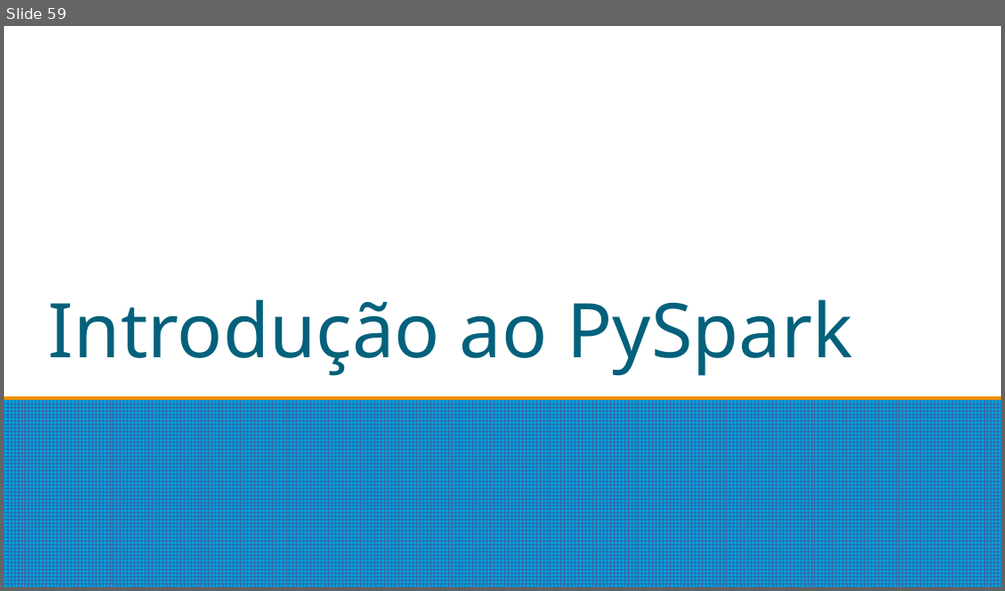
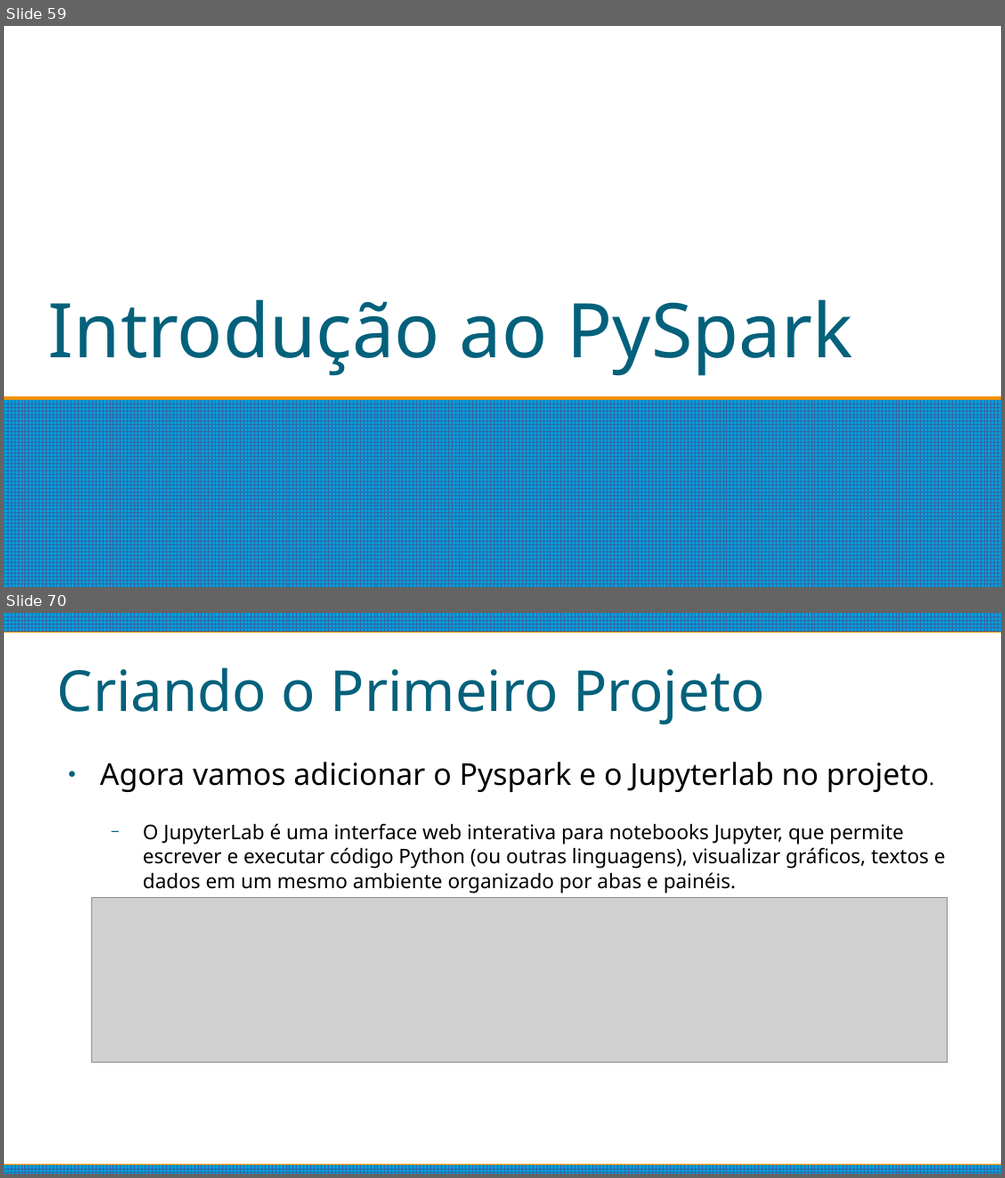
Before and after one commit to matheushpalves/estacioBigData, a slide deck: Introdução.odp. Shown one above the other, each under a label of ours: slide 59 before the commit, slides 59 and 70 after it; the slides between them are not shown. The pictures are 1005x591 and 1005x1178 pixels, drawn with LibreOffice and Linux fonts; fonts in the diff are those of the drawing; grey boxes stand for pictures. Boxes give left, top, right and bottom in pixels: in the first picture for what was removed or moved away, otherwise in the second. Text is boxed around its words. In the diff, an @@ line names an element or a change of style, - is before the commit and + after.

```diff
--- a/Introdução.odp
+++ b/Introdução.odp
@@ slide 70 added at (4,613,1001,1174), background #FFFFFF @@
@@ rectangle added at (4,613,1001,631), fill pattern #3465A4 on #009EDA @@
@@ title added at (57,667,764,725), 45 pt, text #04617B @@
+Criando o Primeiro Projeto
@@ text added at (100,762,946,893), 16 pt, text #000000 @@
+● Agora vamos adicionar o Pyspark e o Jupyterlab no projeto.
+  − O JupyterLab é uma interface web interativa para notebooks Jupyter, que permite escrever e executar código Python (ou outras linguagens), visualizar gráficos, textos e dados em um mesmo ambiente organizado por abas e painéis.
@@ picture added at (92,898,947,1062) @@
@@ rectangle added at (4,1165,1001,1174), fill pattern #3465A4 on #009EDA @@
```
Also in this commit, not shown: 1 slide changed, 13 other slides added.
